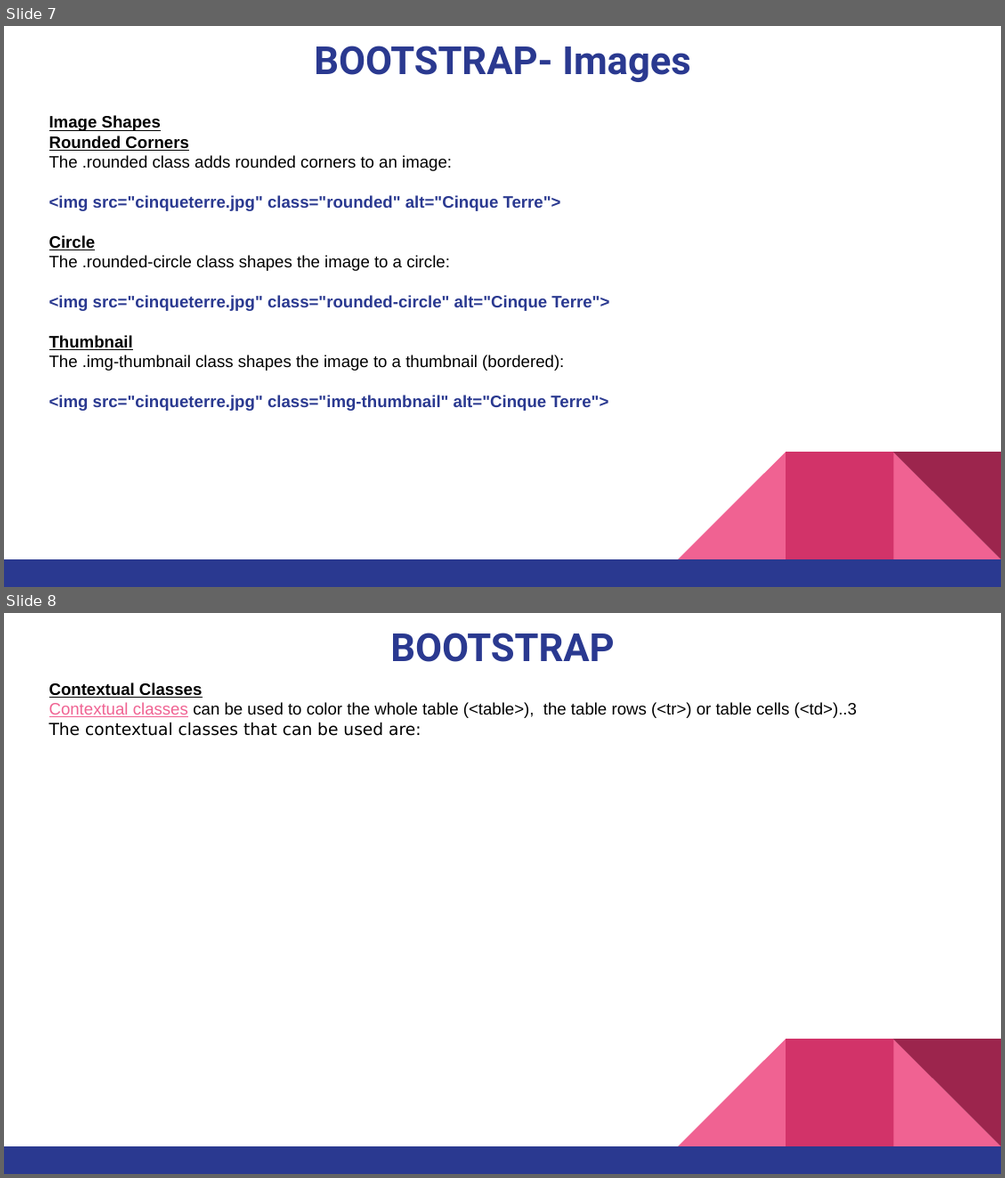
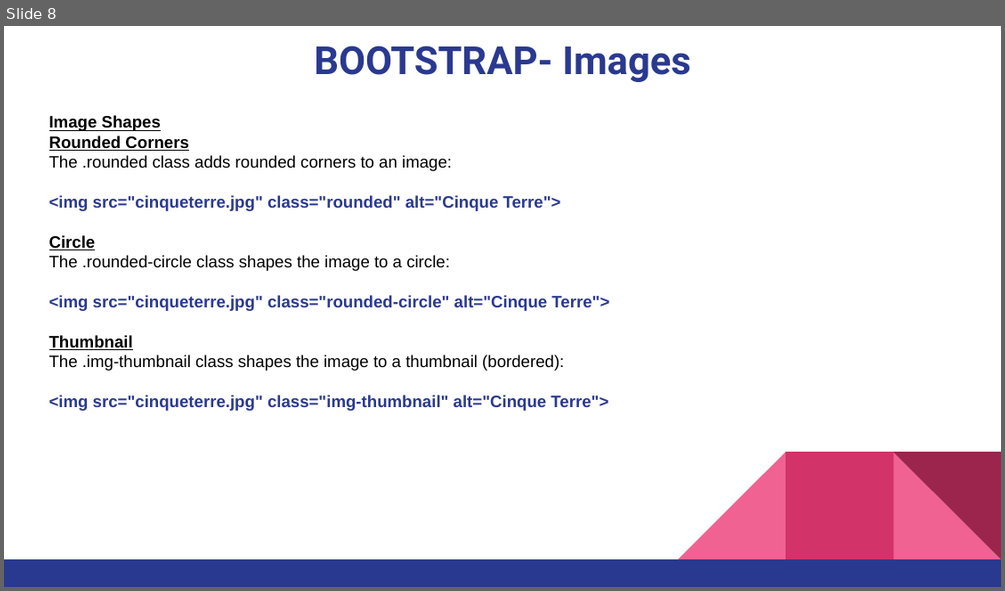
Before and after one commit to pnytrainingrepo/Webdevelopment, a slide deck: Bootstrap.pptx. Shown one above the other, each under a label of ours: slides 7 and 8 before the commit, slide 8 after it. The pictures are 1005x1178 and 1005x591 pixels, drawn with LibreOffice and Linux fonts; fonts in the diff are those of the drawing. Boxes give left, top, right and bottom in pixels: in the first picture for what was removed or moved away, otherwise in the second. Text is boxed around its words. In the diff, an @@ line names an element or a change of style, - is before the commit and + after.

```diff
--- a/Bootstrap.pptx
+++ b/Bootstrap.pptx
@@ slide 8 removed at box(4, 613, 1001, 1174), background #FFFFFF; not listed: 5 template elements that a slide beside it also shows @@
@@ title removed at box(390, 633, 614, 662) @@
-BOOTSTRAP
@@ text removed at box(49, 682, 857, 736) @@
-Contextual Classes
-Contextual classes can be used to color the whole table (<table>), the table rows (<tr>) or table cells (<td>)..3
-The contextual classes that can be used are:
@@ what was slide 7 is now slide 8 @@
```
Also in this commit, not shown: 1 slide changed, 11 slides added, 25 other files.
